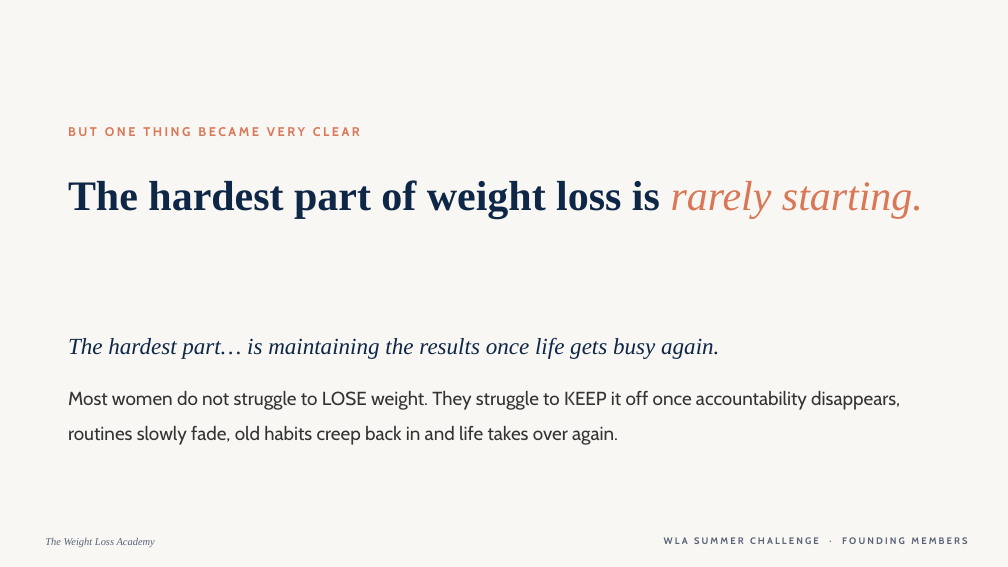
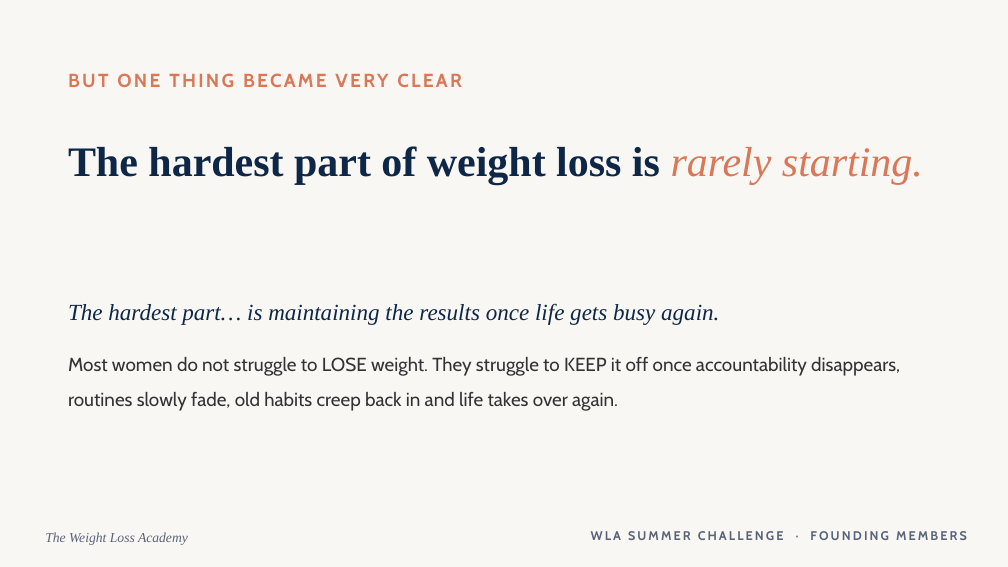
Before and after one commit to WeAreWLA/21-day-reset, a slide deck: slide 4 of wla-summer-challenge-launch.pptx. Drawn at 1008x567 pixels with LibreOffice and Linux fonts; fonts in the diff are those of the drawing. Boxes give left, top, right and bottom in pixels: in the first picture for what was removed or moved away, otherwise in the second. Text is boxed around its words. In the diff, an @@ line names an element or a change of style, - is before the commit and + after.

```diff
--- a/wla-summer-challenge-launch.pptx
+++ b/wla-summer-challenge-launch.pptx
@@ text "BUT ONE THING BECAME VERY ...": place and size @@
-text "BUT ONE THING BECAME VERY ..." at [68,127,360,136]
+text "BUT ONE THING BECAME VERY ..." at [68,73,462,87]
@@ text "BUT ONE THING BECAME VERY ..." at [68,73,462,87]: size 12 to 18 pt, letter spacing 2.4 to 2.2 pt @@
@@ text "The hardest part of weight ...": place and size @@
-text "The hardest part of weight ..." at [68,180,923,218]
+text "The hardest part of weight ..." at [68,146,923,184]
@@ text "The hardest part… is maintaining ...": place and size @@
-text "The hardest part… is maintaining ..." at [68,337,900,445]
+text "The hardest part… is maintaining ..." at [68,303,900,411]
@@ text "The Weight Loss Academy" at [45,532,188,545]: size 10 to 13 pt @@
@@ text "WLA SUMMER CHALLENGE · FOUNDING ...": place and size @@
-text "WLA SUMMER CHALLENGE · FOUNDING ..." at [664,537,967,544]
+text "WLA SUMMER CHALLENGE · FOUNDING ..." at [591,531,967,540]
@@ text "WLA SUMMER CHALLENGE · FOUNDING ..." at [591,531,967,540]: size 9 to 12 pt @@
```
Also in this commit, not shown: 49 other slides changed, 1 other file.
